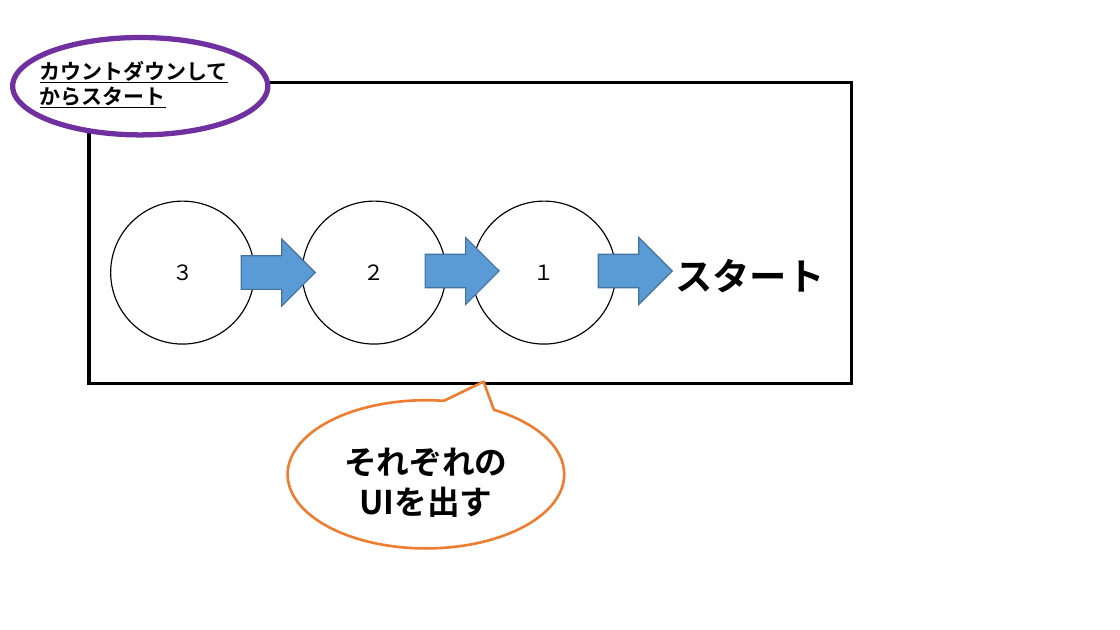
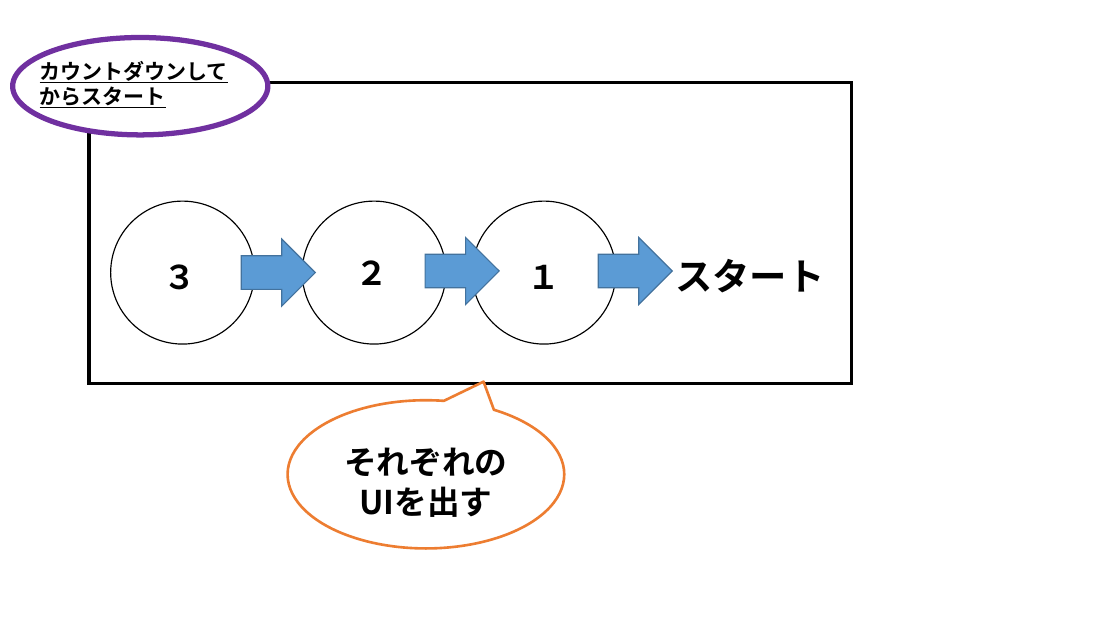
Before and after one commit to MizukiKato0416/sotsugyou_time_kato, a slide deck: slide 13 of 卒業制作_風船わりゲーム（仮）.pptx. Drawn at 1120x630 pixels with LibreOffice and Linux fonts; fonts in the diff are those of the drawing. Boxes give left, top, right and bottom in pixels: in the first picture for what was removed or moved away, otherwise in the second. Text is boxed around its words. In the diff, an @@ line names an element or a change of style, - is before the commit and + after.

```diff
--- a/卒業制作_風船わりゲーム（仮）.pptx
+++ b/卒業制作_風船わりゲーム（仮）.pptx
@@ size 18 to 28 pt, bold on in 3 elements at <box>355,260,388,285</box>, <box>528,264,561,289</box>, <box>164,264,197,290</box> @@
```
Also in this commit, not shown: 3 other slides changed, 1 other file.
